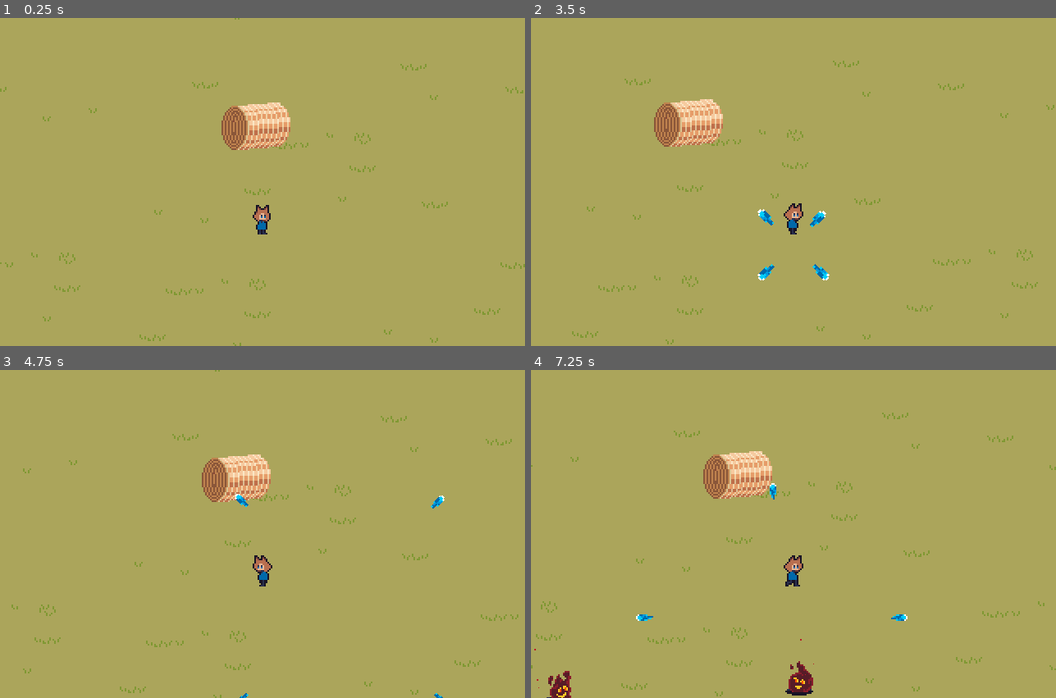
Above: before the commit, frames 1-4 (two rows, left to right).
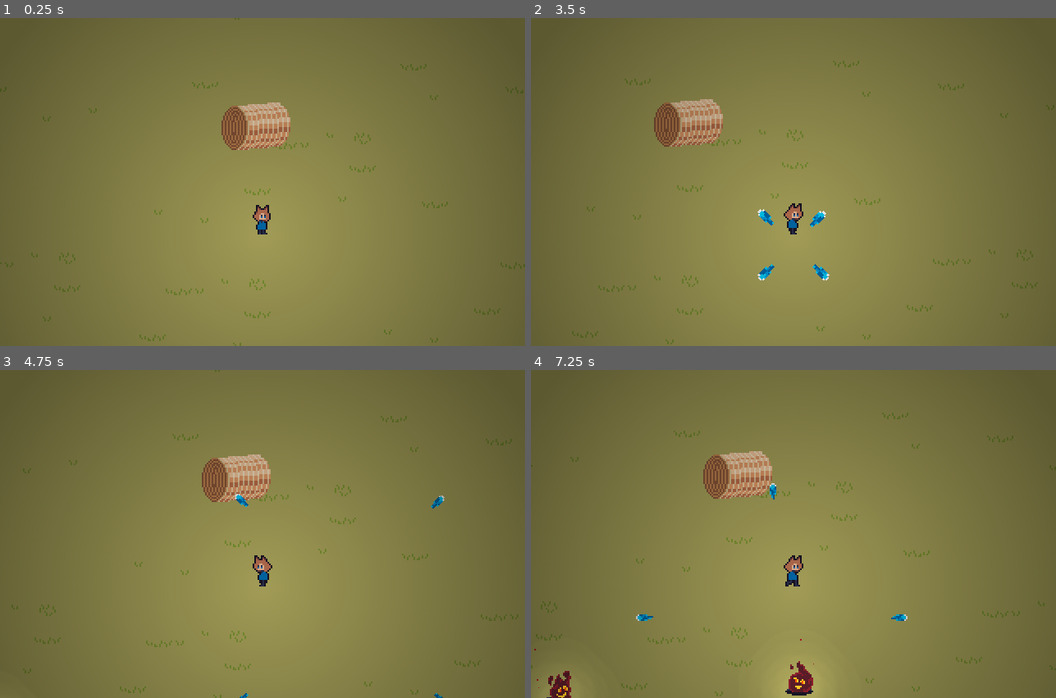
Above: after the commit, the same moments.

Repository: ColtonPhillips/its-spreading
Game: Godot game, scene res://scenes/world.tscn
The game is run twice, just before and just after one commit, with the same random seed, the same clock (stepped at 60 frames per second) and the same inputs. This scene is started directly instead of the project's main scene. Sound files missing from this copy of the repository are replaced by a short silence.
Inputs:
- Up to frame 1 (0.25 s): no input
- Up to frame 2 (3.5 s): hold D (move_right) 0.53-1.28 s; hold S (move_down) 1.28-2.03 s; hold D (move_right) 2.03-2.78 s; hold W (move_up) from 2.78 s (still down)
- Up to frame 3 (4.75 s): release W (move_up) at 3.53 s; hold A (move_left) from 3.53 s (still down)
- Up to frame 4 (7.25 s): release A (move_left) at 5.03 s; hold S (move_down) 5.03-5.78 s; hold D (move_right) 5.78-6.53 s; hold W (move_up) from 6.53 s (still down)

The runs differ from the first frame. In frame 1, 92% of the frame differs, in the area x 0-100%, y 0-100%; in frame 2, 92%; in frame 3, 92%; in frame 4, 89%.

Commit message:
add lighting

Diff:
--- a/scenes/gameplay/enemy/enemy.tscn
+++ b/scenes/gameplay/enemy/enemy.tscn
@@ -12,6 +12,7 @@
 [ext_resource type="AudioStream" uid="uid://cuj7221o7bai8" path="res://res/sound/sfx/hurt_enemy.wav" id="8_d7esr"]
 [ext_resource type="Script" path="res://scenes/components/sound/variable_pitch_audio_stream_player.gd" id="9_lleqn"]
 [ext_resource type="AudioStream" uid="uid://d5y37mp1gb6e" path="res://res/sound/sfx/kill_enemy.wav" id="10_f1etg"]
+[ext_resource type="Texture2D" uid="uid://dhqkdvk3ji5yw" path="res://res/art/gameplay/actor_light.png" id="13_u4b3e"]
 
 [node name="Enemy" type="CharacterBody2D" groups=["enemy"]]
 y_sort_enabled = true
@@ -73,6 +74,10 @@
 volume_db = -7.012
 script = ExtResource("9_lleqn")
 
+[node name="PointLight2D" type="PointLight2D" parent="."]
+energy = 0.2
+texture = ExtResource("13_u4b3e")
+
 [connection signal="hurt" from="HurtBox" to="." method="_on_hurt_box_hurt"]
 
 [editable path="HurtBox"]
--- a/scenes/player/player.tscn
+++ b/scenes/player/player.tscn
@@ -12,6 +12,7 @@
 [ext_resource type="Script" path="res://scenes/components/sound/variable_pitch_audio_stream_player.gd" id="7_5wn3i"]
 [ext_resource type="PackedScene" uid="uid://be7cq2knfj5bf" path="res://scenes/components/health/health_bar_component.tscn" id="7_h60ml"]
 [ext_resource type="Script" path="res://scenes/components/stats/actor_stats_component.gd" id="10_heau0"]
+[ext_resource type="Texture2D" uid="uid://b3yhq4mnobip1" path="res://res/art/gameplay/actor_highres_light.png" id="13_8qh5f"]
 
 [sub_resource type="AtlasTexture" id="AtlasTexture_yjc6a"]
 atlas = ExtResource("2_mluj1")
@@ -121,6 +122,7 @@
 [node name="CollisionShape2D" parent="HurtBox" index="0"]
 position = Vector2(0, -7)
 shape = SubResource("CapsuleShape2D_cstoa")
+debug_color = Color(0, 0.6, 0.701961, 0.0117647)
 
 [node name="SpawnerComponent" type="Node2D" parent="."]
 position = Vector2(0, 1)
@@ -174,12 +176,18 @@
 [node name="CollisionShape2D" type="CollisionShape2D" parent="PickupRange"]
 position = Vector2(0, -1)
 shape = SubResource("CircleShape2D_wqknu")
+debug_color = Color(0, 0.6, 0.701961, 0.101961)
 
 [node name="PickupSfx" type="AudioStreamPlayer" parent="."]
 stream = ExtResource("6_7leyi")
 volume_db = -12.0
 script = ExtResource("7_5wn3i")
 
+[node name="PointLight2D" type="PointLight2D" parent="."]
+energy = 0.4
+texture = ExtResource("13_8qh5f")
+texture_scale = 1.5
+
 [connection signal="hurt" from="HurtBox" to="." method="_on_hurt_box_hurt"]
 [connection signal="area_entered" from="PickupRange" to="." method="_on_pickup_range_area_entered"]
 
--- a/scenes/world.tscn
+++ b/scenes/world.tscn
@@ -100,3 +100,6 @@
 [node name="AudioStreamPlayer" type="AudioStreamPlayer" parent="."]
 stream = ExtResource("9_prxxj")
 autoplay = true
+
+[node name="CanvasModulate" type="CanvasModulate" parent="."]
+color = Color(0.541176, 0.541176, 0.541176, 1)
Binary file added: res/art/gameplay/actor_highres_light.png
Not shown, added: res/art/gameplay/actor_highres_light.png.import
Binary file added: res/art/gameplay/actor_light.png
Not shown, added: res/art/gameplay/actor_light.png.import
Not shown: 1 places in scenes/gameplay/enemy/enemy.tscn that only renumber resources
Not shown: 1 places in scenes/player/player.tscn that only renumber resources
